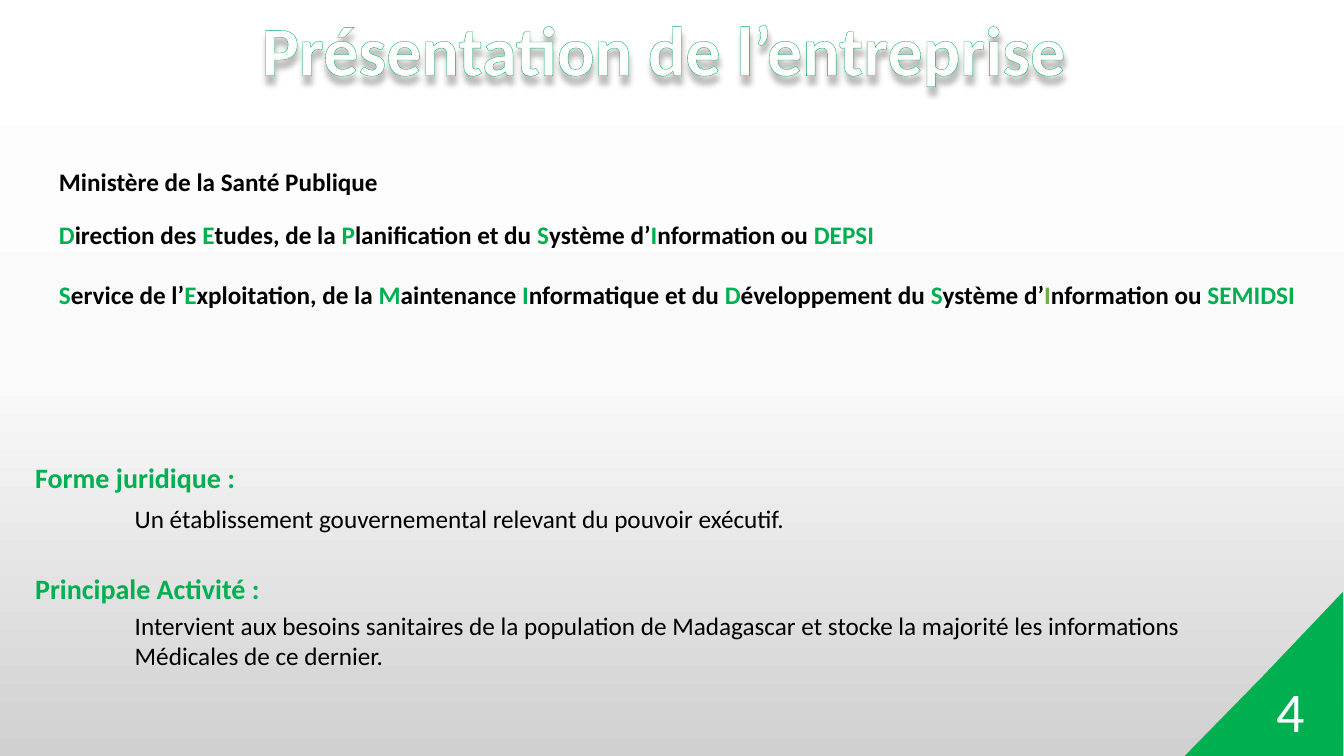
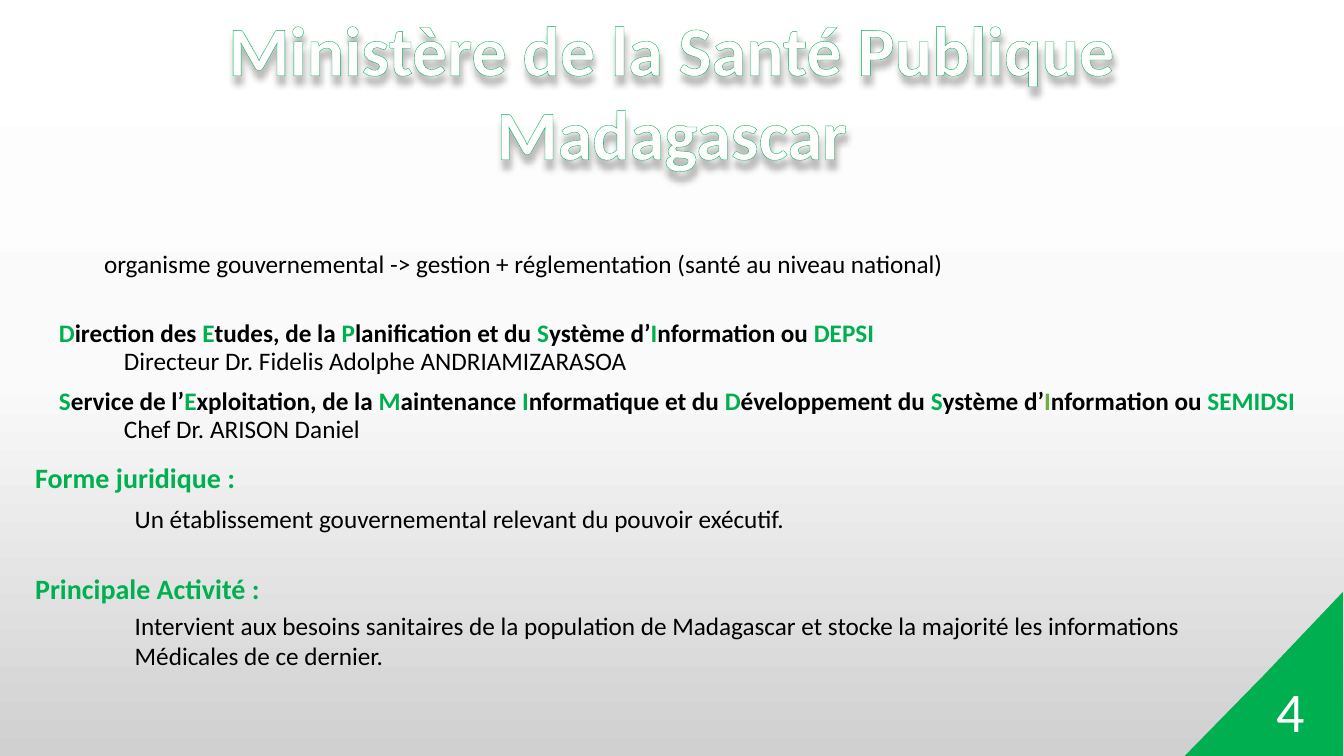
Before and after one commit to Kenn555/SIG, a slide deck: slide 4 of Présentation de mémoire L3.pptx. Drawn at 1344x756 pixels with LibreOffice and Linux fonts; fonts in the diff are those of the drawing; background and template pictures are left out. Boxes give left, top, right and bottom in pixels: in the first picture for what was removed or moved away, otherwise in the second. Text is boxed around its words. In the diff, an @@ line names an element or a change of style, - is before the commit and + after.

```diff
--- a/Présentation de mémoire L3.pptx
+++ b/Présentation de mémoire L3.pptx
@@ text at (228,26,1114,176): text changed @@
-Présentation de l’entreprise
+Ministère de la Santé Publique
+Madagascar
@@ text removed at (59,173,377,195) @@
-Ministère de la Santé Publique
@@ text added at (104,254,942,278), 18 pt, text #000000 @@
+organisme gouvernemental -> gestion + réglementation (santé au niveau national)
@@ text "Direction des Etudes, de la ...": place and size @@
-text "Direction des Etudes, de la ..." at (59,226,874,248)
+text "Direction des Etudes, de la ..." at (59,324,874,346)
@@ text added at (124,352,627,374), 18 pt, text #000000 @@
+Directeur Dr. Fidelis Adolphe ANDRIAMIZARASOA
@@ text "Service de l’Exploitation, de la ...": place and size @@
-text "Service de l’Exploitation, de la ..." at (59,285,1294,308)
+text "Service de l’Exploitation, de la ..." at (59,392,1294,414)
@@ text added at (124,420,360,438), 18 pt, text #000000 @@
+Chef Dr. ARISON Daniel
```
Also in this commit, not shown: 5 other slides changed, 1 other file.
